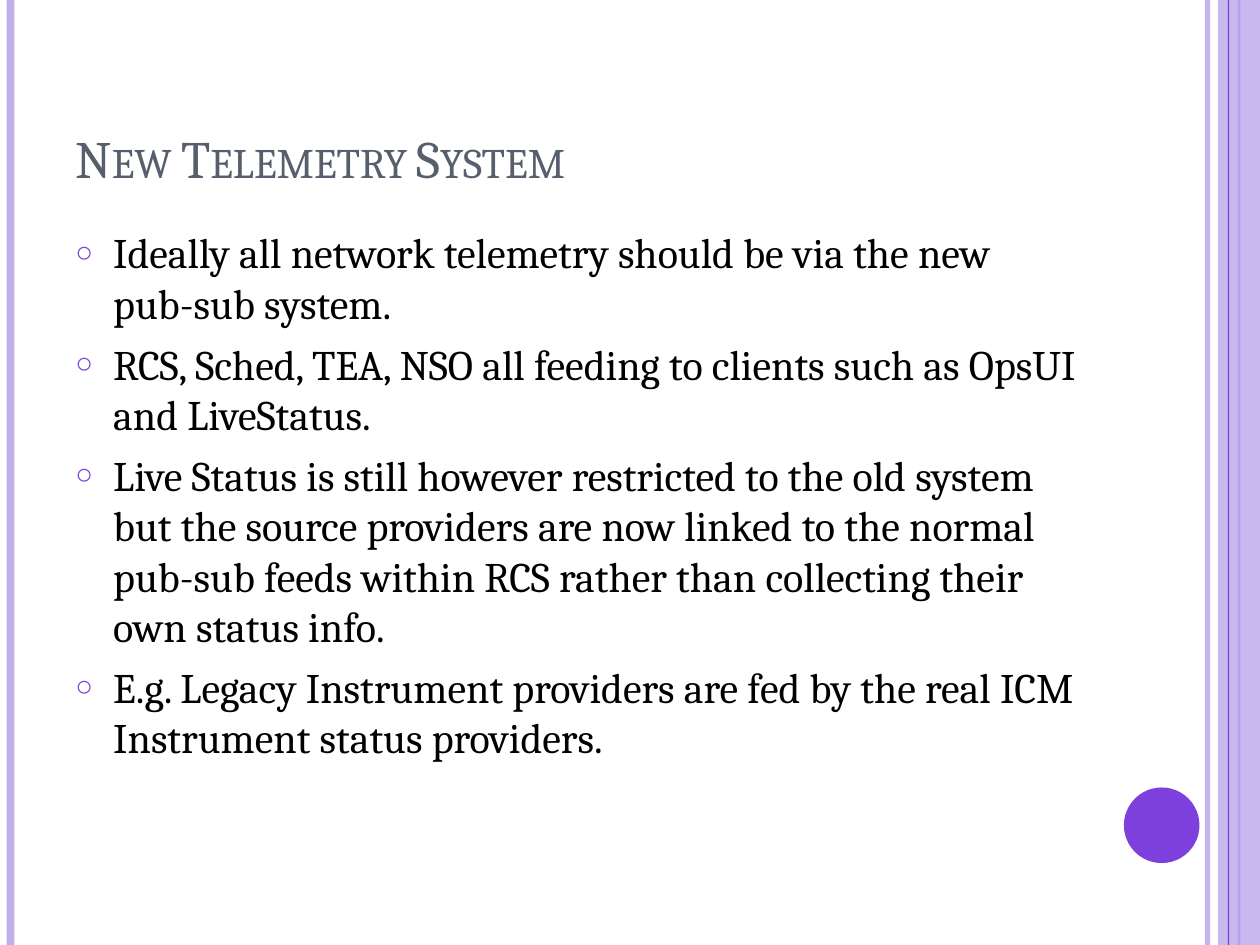
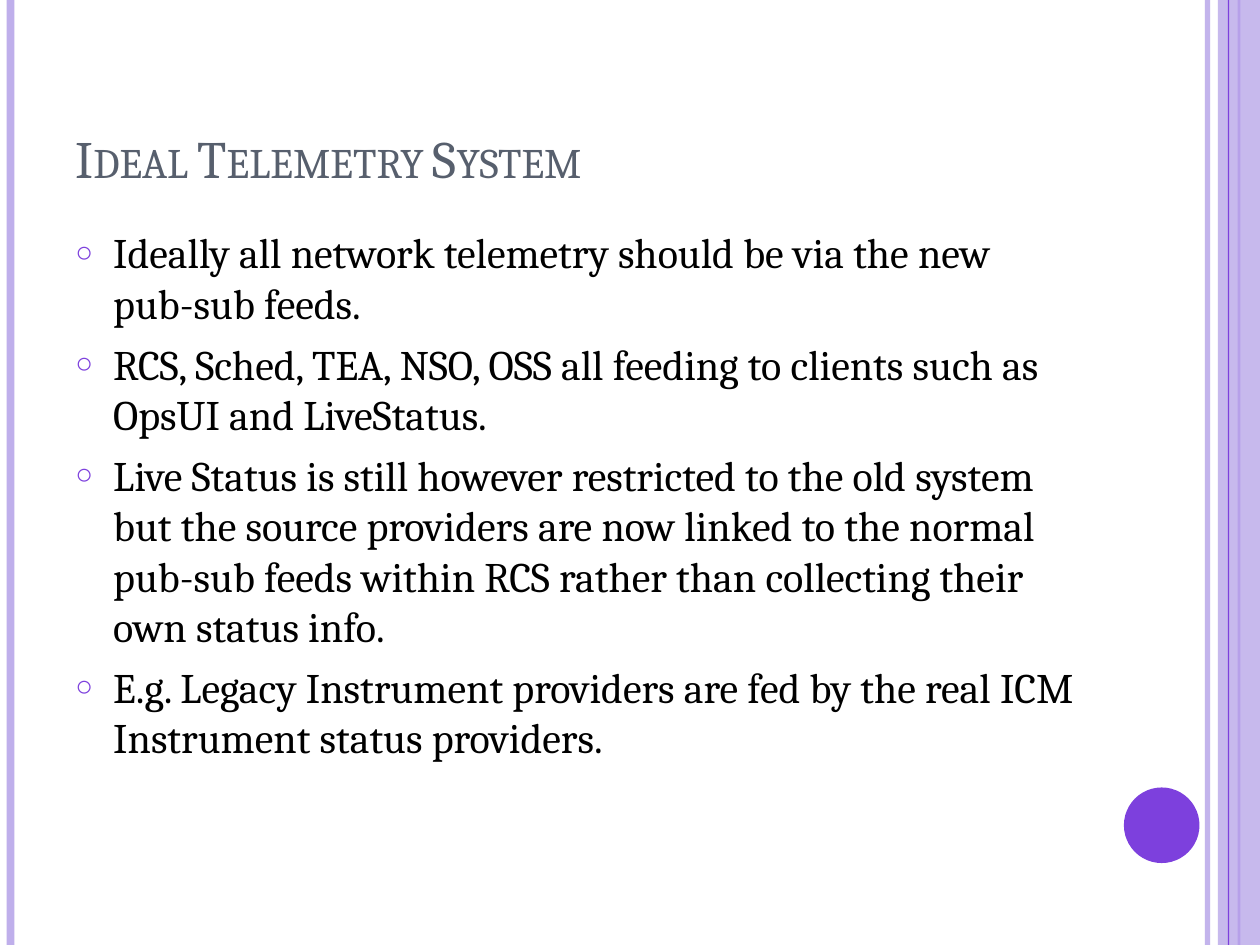
Before and after one commit to LivTel/rcs-handover, a slide deck: slide 17 of ppt/telemetry.pptx (slide 15 before the commit). Drawn at 1260x945 pixels with LibreOffice and Linux fonts; fonts in the diff are those of the drawing. Boxes give left, top, right and bottom in pixels: in the first picture for what was removed or moved away, otherwise in the second. Text is boxed around its words. In the diff, an @@ line names an element or a change of style, - is before the commit and + after.

Commit message:
Modified telemetry docs and figs

```diff
--- a/ppt/telemetry.pptx
+++ b/ppt/telemetry.pptx
@@ title at [63,38,1092,195]: text changed @@
-New Telemetry System
+Ideal Telemetry System
@@ text at [113,238,1038,439]: text changed @@
-○ Ideally all network telemetry should be via the new pub-sub system.
-○ RCS, Sched, TEA, NSO all feeding to clients such as OpsUI and LiveStatus.
+○ Ideally all network telemetry should be via the new pub-sub feeds.
+○ RCS, Sched, TEA, NSO, OSS all feeding to clients such as OpsUI and LiveStatus.
```
Also in this commit, not shown: 6 other slides changed, 7 slides added, 2 slides removed, 8 other files.
